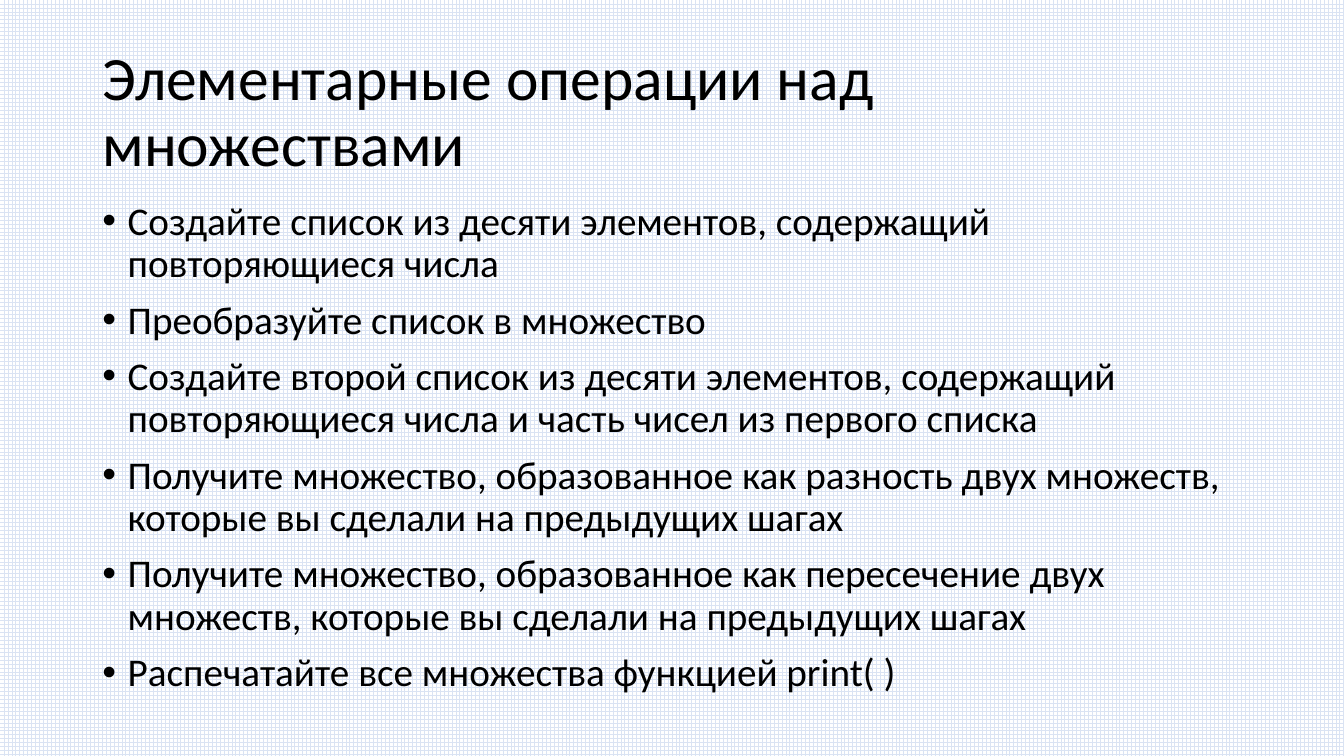
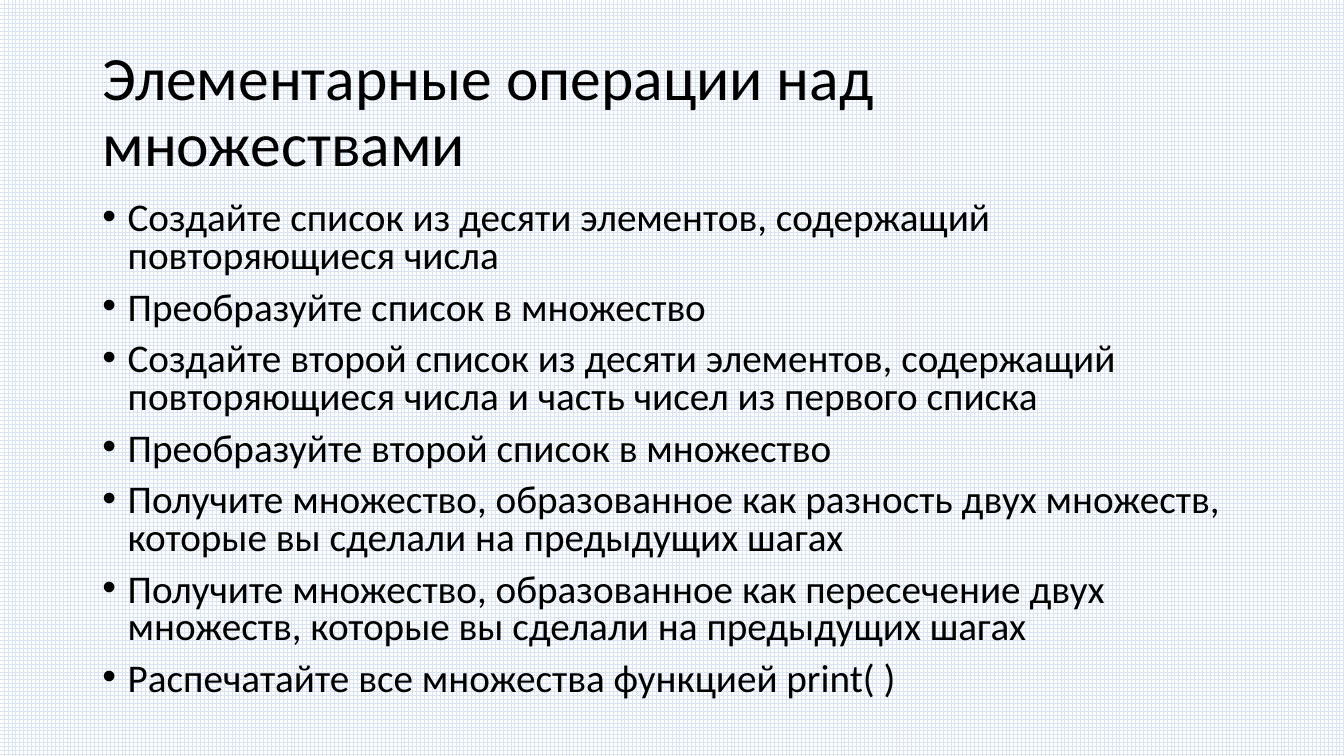
Before and after one commit to paveltsytovich/telegram-course, a slide deck: slide 60 of Presentation/Основы алгоритмизации и программирования.pptx. Drawn at 1344x756 pixels with LibreOffice and Linux fonts; fonts in the diff are those of the drawing. Boxes give left, top, right and bottom in pixels: in the first picture for what was removed or moved away, otherwise in the second. Text is boxed around its words. In the diff, an @@ line names an element or a change of style, - is before the commit and + after.

Commit message:
добавлено решение к упражнению на множества

```diff
--- a/Presentation/Основы алгоритмизации и программирования.pptx
+++ b/Presentation/Основы алгоритмизации и программирования.pptx
@@ text at (128, 204, 1220, 699): line spacing 0.9 to 0.8 @@
@@ text at (128, 435, 831, 469): paragraph added @@
+• Преобразуйте второй список в множество
```
Also in this commit, not shown: 1 other file.
